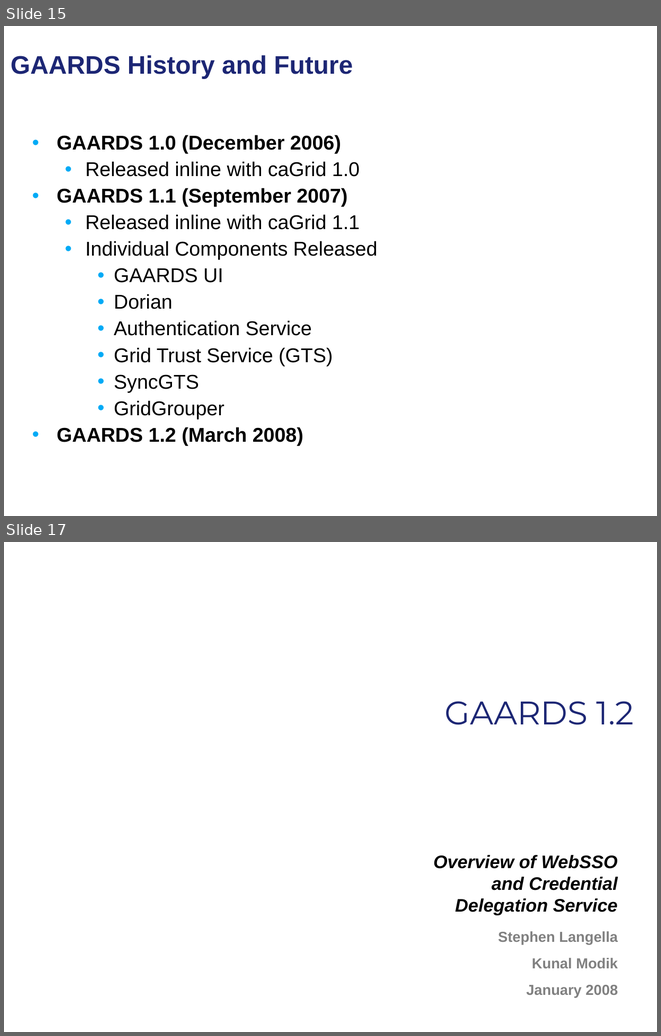
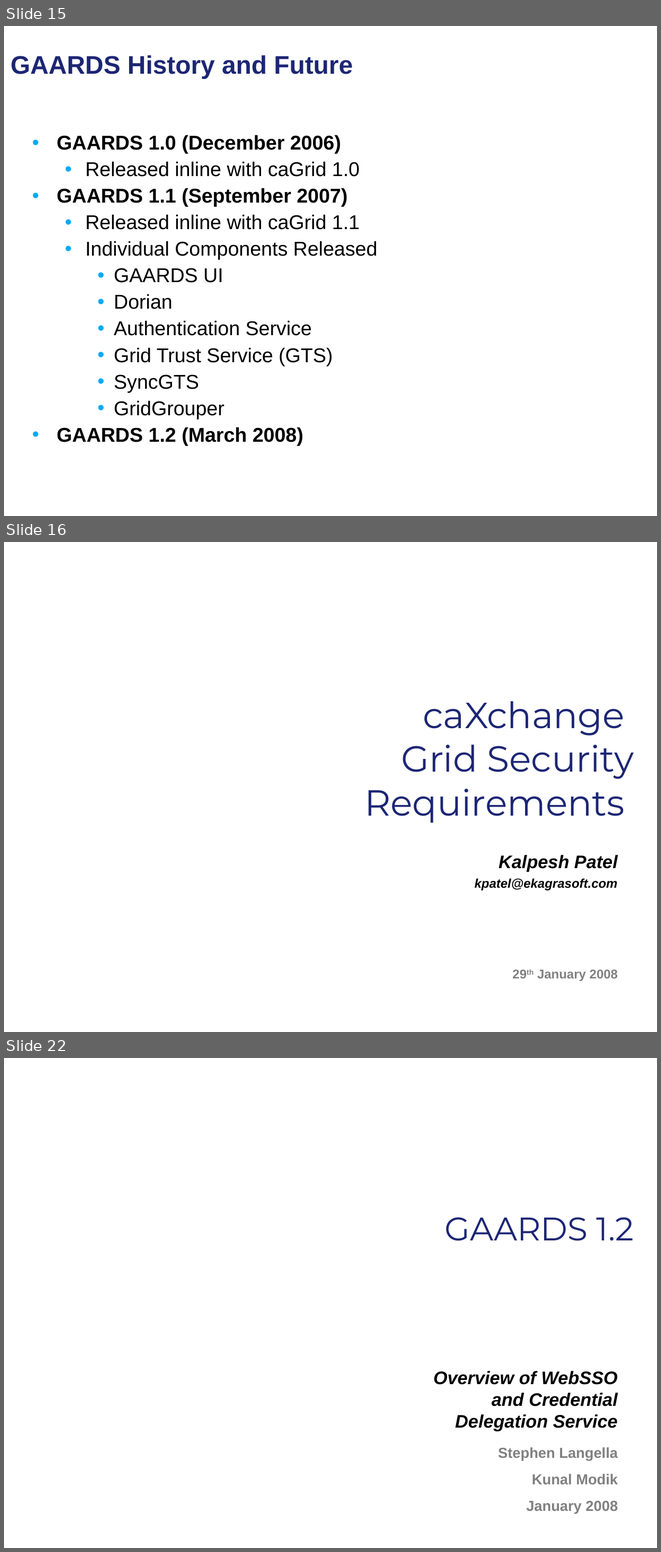
Before and after one commit to NCIP/cagrid-docs, a slide deck: presentations/security/gaards-arch-vcde-f2f-january-2008.ppt. Shown one above the other, each under a label of ours: slides 15 and 17 before the commit, slides 15, 16 and 22 after it; the slides between them are not shown. The pictures are 661x1036 and 661x1552 pixels, drawn with LibreOffice and Linux fonts; fonts in the diff are those of the drawing; background and template pictures are left out. Boxes give left, top, right and bottom in pixels: in the first picture for what was removed or moved away, otherwise in the second. Text is boxed around its words. In the diff, an @@ line names an element or a change of style, - is before the commit and + after.

```diff
--- a/presentations/security/gaards-arch-vcde-f2f-january-2008.ppt
+++ b/presentations/security/gaards-arch-vcde-f2f-january-2008.ppt
@@ slide 16 added at bbox=[4, 542, 657, 1032], background picture (left out) @@
@@ title added at bbox=[364, 701, 634, 823], 40 pt, text #1C2674 @@
+caXchange
+Grid Security Requirements
@@ subtitle added at bbox=[475, 855, 618, 890], 14 pt, text #000000, bold, italic @@
+Kalpesh Patel
+kpatel@ekagrasoft.com
@@ text added at bbox=[537, 969, 618, 981], 14 pt, text #808080, bold @@
+29th January 2008
@@ what was slide 17 is now slide 22 @@
```
Also in this commit, not shown: 5 other slides added, 1 slide removed.
